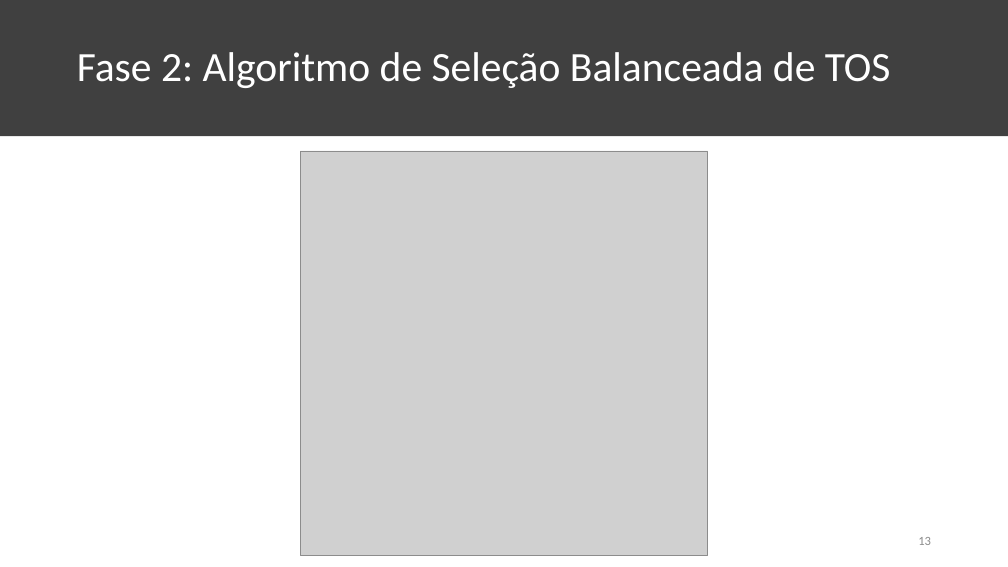
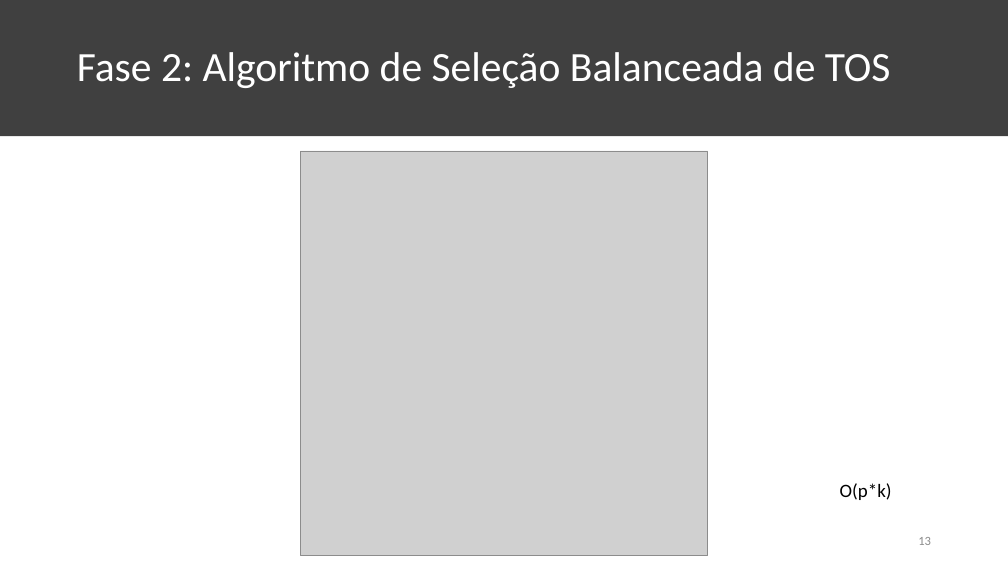
Before and after one commit to KaioAlex/DigitalSecurity, a slide deck: slide 13 of XGBOD-Seminar/XGBOD Seminar.pptx. Drawn at 1008x567 pixels with LibreOffice and Linux fonts; fonts in the diff are those of the drawing; grey boxes stand for pictures. Boxes give left, top, right and bottom in pixels: in the first picture for what was removed or moved away, otherwise in the second. Text is boxed around its words. In the diff, an @@ line names an element or a change of style, - is before the commit and + after.

```diff
--- a/XGBOD-Seminar/XGBOD Seminar.pptx
+++ b/XGBOD-Seminar/XGBOD Seminar.pptx
@@ text added at box(840, 483, 892, 500), 18 pt, text #000000 @@
+O(p*k)
```
Also in this commit, not shown: 1 other slide changed.
